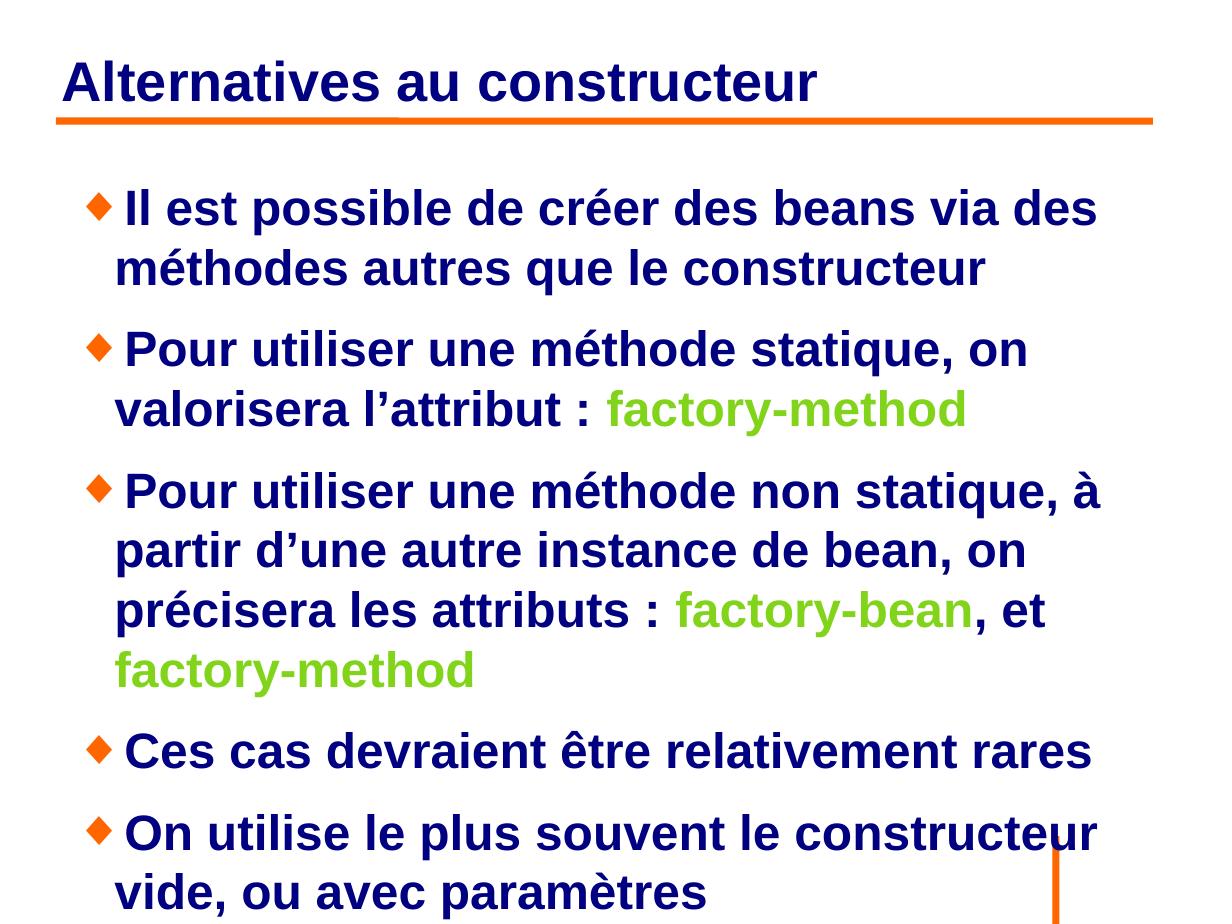
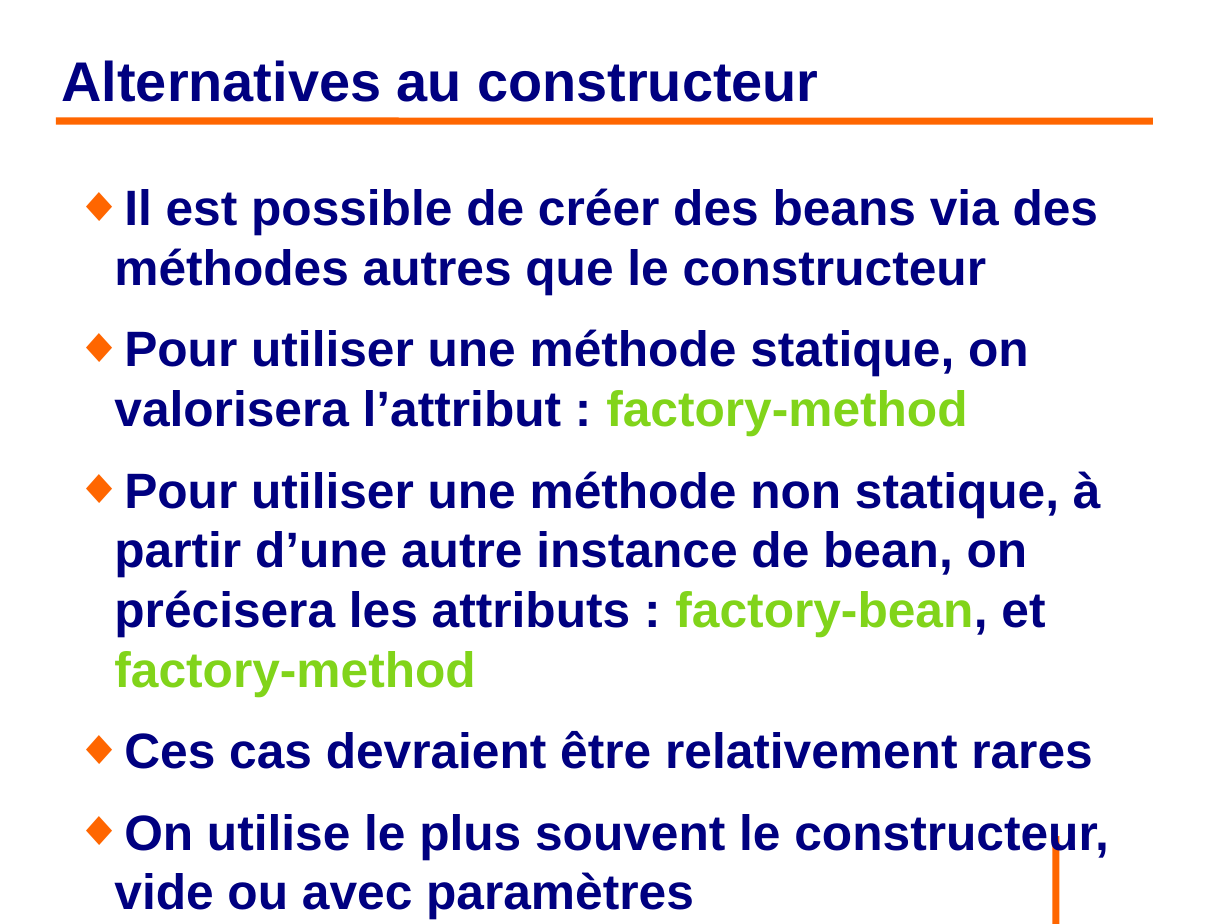
Before and after one commit to philphils/formation-spring, a slide deck: slide 53 of Documentation/diapo_formation_spring.odp. Drawn at 1232x924 pixels with LibreOffice and Linux fonts; fonts in the diff are those of the drawing; background and template pictures are left out. Boxes give left, top, right and bottom in pixels: in the first picture for what was removed or moved away, otherwise in the second. Text is boxed around its words. In the diff, an @@ line names an element or a change of style, - is before the commit and + after.

```diff
--- a/Documentation/diapo_formation_spring.odp
+++ b/Documentation/diapo_formation_spring.odp
@@ text at <box>114,814,1109,919</box>: text changed @@
-◆ On utilise le plus souvent le constructeur vide, ou avec paramètres
+◆ On utilise le plus souvent le constructeur, vide ou avec paramètres
```
Also in this commit, not shown: 7 other slides changed, 13 slides added, 1 slide removed.
